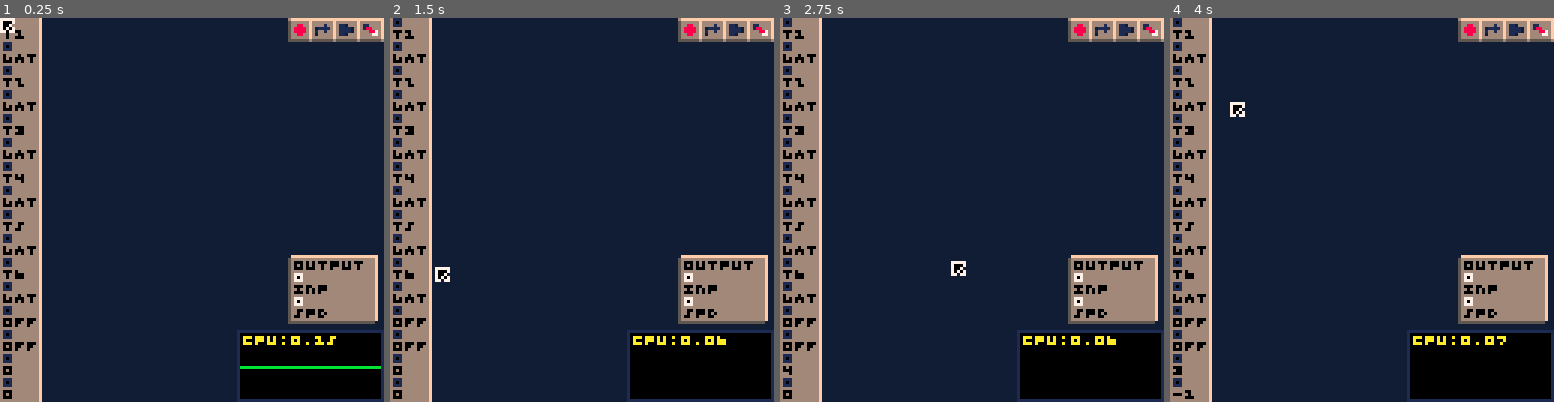
Above: before the commit, frames 1-4 (left to right).
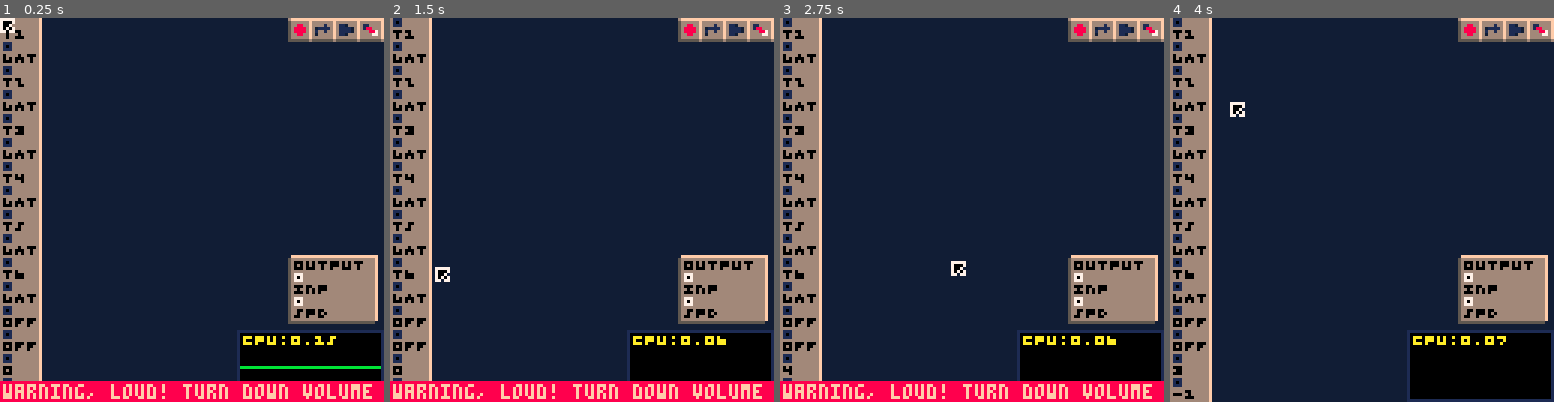
Above: after the commit, the same moments.

Repository: waporwave2/WWModular
Game: PICO-8 cartridge wwmodular.p8
The game is run twice, just before and just after one commit, with the same random seed, the same clock (stepped at 60 frames per second) and the same inputs.
Inputs (mouse positions are in pixels of both pictures, inside the frame that each line leads up to):
- Up to frame 1 (0.25 s): no input
- Up to frame 2 (1.5 s): tap X (X key) at 0.33, 1.07 s; click (670, 121) at 0.67 s; tap O (Z key) at 0.7 s; click (436, 267) at 1.22 s
- Up to frame 3 (2.75 s): hold Right 1.6-2.1 s; tap O (Z key) at 1.7, 2.1, 2.5 s; click (887, 114) at 1.77 s; tap X (X key) at 1.85 s; hold Up 2.15-2.42 s; click (952, 259) at 2.32 s; hold Right from 2.47 s (still down)
- Up to frame 4 (4 s): click (1404, 106) at 2.87 s; tap O (Z key) at 2.9, 3.3, 3.7 s; tap X (X key) at 2.97 s; release Right at 3.03 s; hold Left 3.08-3.58 s; click (1465, 256) at 3.42 s; hold Down 3.63-3.97 s; click (1231, 102) at 3.97 s

The runs differ from the first frame. In frame 1, 5.4% of the frame differs, in the area x 0-100%, y 94-100%; in frame 2, 5.4%; in frame 3, 5.4%; in frame 4, nothing differs.

Commit message:
glide module

Diff:
--- a/main.lua
+++ b/main.lua
@@ -45,6 +45,7 @@
 end
 
 function _init()
+  toast"warning, loud! turn down volume"
   --add modules to menu
   cartdata("wwmodular-1")
   projid=dget(0)+1
--- a/modules.lua
+++ b/modules.lua
@@ -153,7 +153,7 @@
   return add(modules,{
   saveid="mixer",
   name="mixer",
-  iname=split"in,cv,in,cv",
+  iname=split"in,vol,in,vol",
   i=split"0,0,0,0",
   oname={"out"},
   o={0},
@@ -162,7 +162,7 @@
     if i==1 then
       if #self.i<8 then
         add(self.iname,"in")
-        add(self.iname,"cv")
+        add(self.iname,"vol")
         add(self.i,0)
         add(self.i,0)
       end
@@ -241,8 +241,8 @@
   custom_render=function(self)
     for i=0,3 do
       circfill(self.x+7,self.y+8+8*i,3,6)
+      line(self.x+7,self.y+8+8*i,self.x+7-cos((self.o[i+1]+1)/2.5-.125)*3,self.y+8+8*i+sin((self.o[i+1]+1)/2.5-.125)*3,7)
       circ(self.x+7,self.y+8+8*i,3,1)
-      line(self.x+7,self.y+8+8*i,self.x+7-cos((self.o[i+1]+1)/2.5-.125)*3,self.y+8+8*i+sin((self.o[i+1]+1)/2.5-.125)*3,7)
       circ(self.x+7,self.y+8+8*i,4,3)
     end
   end,
@@ -293,7 +293,23 @@
   })
 end
 
-modmenu=split"saw,sin,square,mixer,tri,clip,lfo,adsr,delay,knobs,hold"
+function new_glide()
+  return add(modules,{
+  saveid="glide",
+  name="glide",
+  iname=split"inp,len",
+  i=split"0,0",
+  oname={"out"},
+  o={0},
+  step=function(self)
+    local dir=sgn(self.i[1]-self.o[1])
+    local inc=((self.i[2]+1)/10)^4
+    self.o[1]=dir*min((self.o[1]+inc*dir)*dir,(self.i[1])*dir)
+  end
+  })
+end
+
+modmenu=split"saw,sin,square,mixer,tri,clip,lfo,adsr,delay,knobs,hold,glide"
 modmenufunc={
   new_saw,
   new_sine,
@@ -306,6 +322,7 @@
   new_delay,
   new_knobs,
   new_hold,
+  new_glide,
 }
 
 -- used by the loading system
@@ -324,4 +341,5 @@
   delay=new_delay,
   knobs=new_knobs,
   hold=new_hold,
+  glide=new_glide,
 }
